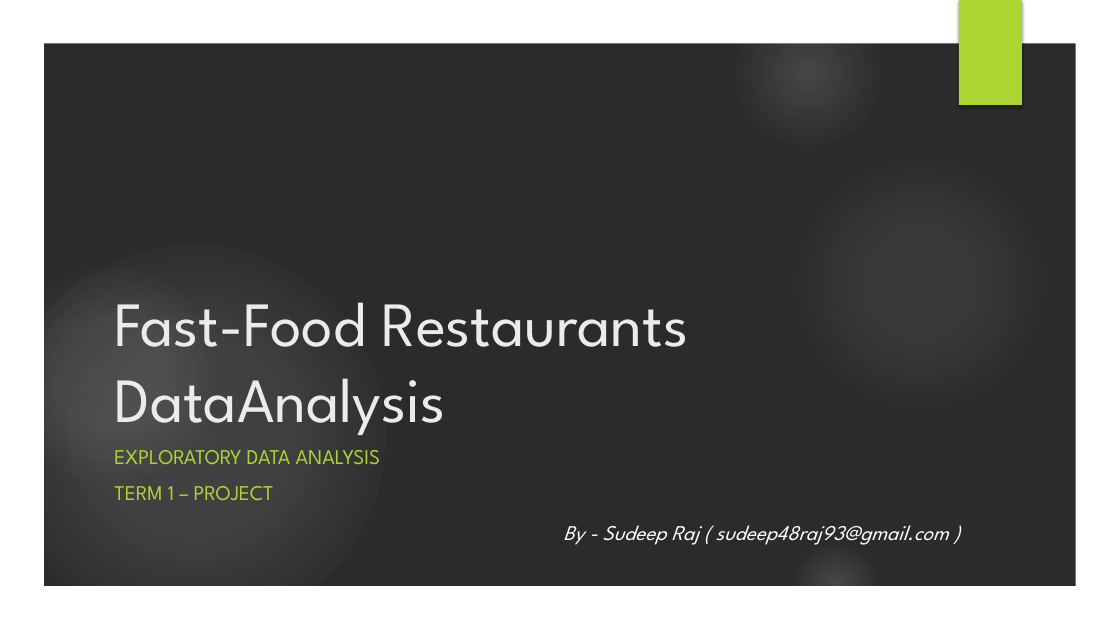
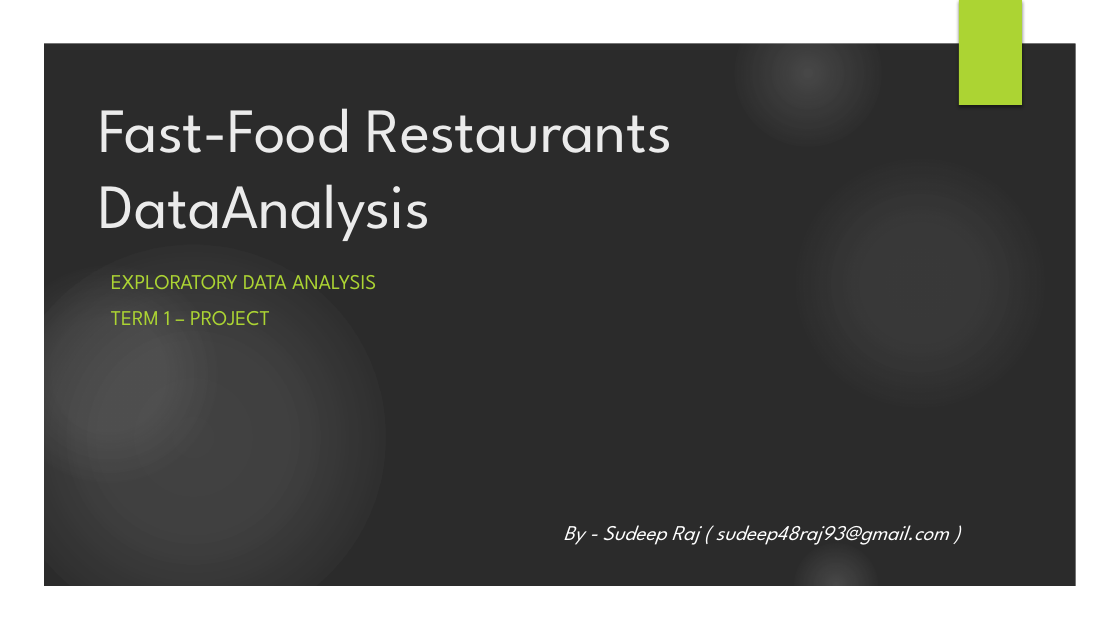
Before and after one commit to sudeep4893/INSAID_work, a slide deck: slide 1 of Term-1/Assignment_work/EDA_Project_Sudeep_Raj/Fast-Food Restaurants DataAnalysis_SudeepRaj.pptx. Drawn at 1120x630 pixels with LibreOffice and Linux fonts; fonts in the diff are those of the drawing; background and template pictures are left out; a plain dark background stands for a picture behind light text. Boxes give left, top, right and bottom in pixels: in the first picture for what was removed or moved away, otherwise in the second. Text is boxed around its words. In the diff, an @@ line names an element or a change of style, - is before the commit and + after.

```diff
--- a/Term-1/Assignment_work/EDA_Project_Sudeep_Raj/Fast-Food Restaurants DataAnalysis_SudeepRaj.pptx
+++ b/Term-1/Assignment_work/EDA_Project_Sudeep_Raj/Fast-Food Restaurants DataAnalysis_SudeepRaj.pptx
@@ title "Fast-Food Restaurants DataAnalysis": place and size @@
-title "Fast-Food Restaurants DataAnalysis" at [114, 302, 688, 435]
+title "Fast-Food Restaurants DataAnalysis" at [99, 108, 673, 241]
@@ subtitle "EXPLORATORY DATA ANALYSIS": place and size @@
-subtitle "EXPLORATORY DATA ANALYSIS" at [114, 450, 380, 500]
+subtitle "EXPLORATORY DATA ANALYSIS" at [111, 275, 376, 325]
```
Also in this commit, not shown: 2 other slides changed.
